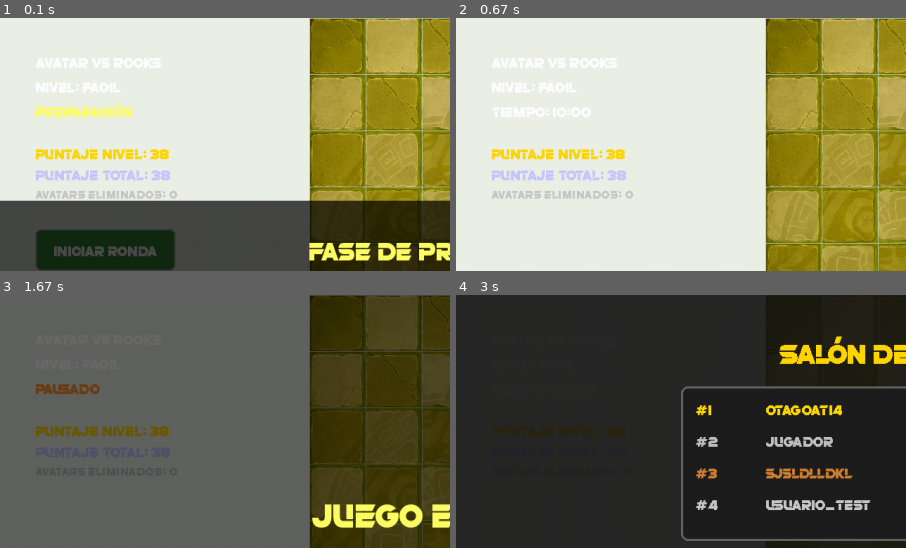
Above: before the commit, frames 1-4 (two rows, left to right).
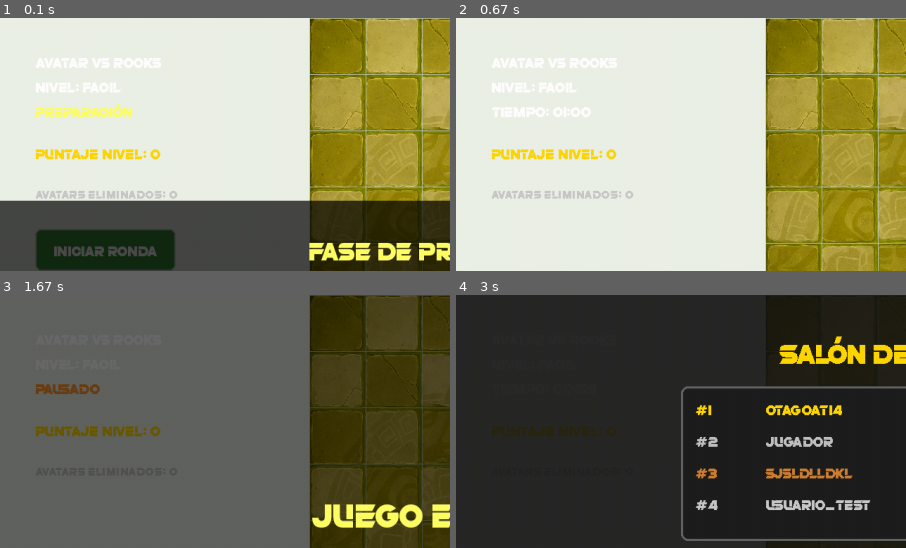
Above: after the commit, the same moments.

Repository: Otagoat14/AvatarVsRooksV2
Game: pygame game, started from Interfaz_Juego.py
Same seed, same stepped clock (60 frames per second), same inputs: the game is played once before the commit and once after it.
Inputs (mouse positions are % of the whole screen's width and height, from its top left):
- Up to frame 1 (0.1 s): no input
- Up to frame 2 (0.67 s): click "INICIAR RONDA" at 0.38 s
- Up to frame 3 (1.67 s): click "⏸️ PAUSAR" at 0.72 s; click (87, 85) at 1.05 s; click (62, 59) at 1.38 s
- Up to frame 4 (3 s): click "▶️ REANUDAR" at 1.72 s; tap F at 2 s; click (36, 29) at 2.38 s; tap Space at 2.67 s
The pictures show only the part of the screen within x 0-50%, y 0-50%; the shares and areas given below are measured in that part.

The runs differ from the first frame. In frame 1, 0.7% of the frame differs, in the area x 8-38%, y 51-65%; in frame 2, 0.7%, in the area x 8-38%, y 35-65%; in frame 3, 0.1%; in frame 4, less than 0.1%.

Commit message:
corrección del puntaje, ahora empieza en 0

Diff:
--- a/Interfaz_Juego.py
+++ b/Interfaz_Juego.py
@@ -766,15 +766,16 @@
         puntaje_actual = self.juego.obtener_puntaje_actual()
         puntaje_total = self.puntaje_acumulado + puntaje_actual
 
-        # Puntaje del nivel actual
+        # Puntaje del nivel actual (debe empezar en 0)
         texto_puntaje_nivel = f"Puntaje Nivel: {puntaje_actual}"
         superficie_puntaje_nivel = self.fuente_texto.render(texto_puntaje_nivel, False, (255, 215, 0))
         self.pantalla.blit(superficie_puntaje_nivel, (50, 180))
 
-        # Puntaje acumulado total
-        texto_puntaje_total = f"Puntaje Total: {puntaje_total}"
-        superficie_puntaje_total = self.fuente_texto.render(texto_puntaje_total, False, (200, 200, 255))
-        self.pantalla.blit(superficie_puntaje_total, (50, 210))
+        # Puntaje acumulado total (solo si hay niveles anteriores)
+        if self.puntaje_acumulado > 0:
+            texto_puntaje_total = f"Puntaje Total: {puntaje_total}"
+            superficie_puntaje_total = self.fuente_texto.render(texto_puntaje_total, False, (200, 200, 255))
+            self.pantalla.blit(superficie_puntaje_total, (50, 210))
 
         # Estadísticas adicionales
         fuente_pequena = pygame.font.Font("Fuentes/super_sliced.otf", 16)
--- a/Logica_juego.py
+++ b/Logica_juego.py
@@ -37,6 +37,8 @@
         self.tiempo_pausa_total = 0
 
         # PUNTAJE ACUMULADO entre niveles
+        self.puntos_acumulados_avatars = 0
+        self.total_avatars_matados = 0
         self.puntaje_acumulado = puntaje_acumulado
 
         # Sistema de monedas en el tablero
@@ -193,7 +195,7 @@
         """Configura los modificadores según la dificultad"""
         if self.dificultad == "facil":
             self.modificador_spawn = 1.0    # Spawn normal
-            self.tiempo_total = 600          # 60 segundos
+            self.tiempo_total = 60          # 60 segundos
         elif self.dificultad == "medio":
             self.modificador_spawn = 1.25   # 25% más rápido
             self.tiempo_total = 75          # 60 + 25% = 75 segundos
@@ -598,7 +600,17 @@
     #Funciones para lo que es el puntaje
 
     def obtener_puntaje_actual(self):
-        return self.calculador_puntaje.calcular_puntaje()
+        """Calcula el puntaje actual del nivel (sin el acumulado)"""
+        # Puntaje base por avatares eliminados
+        puntaje_avatars = self.puntos_acumulados_avatars
+
+        # Bonificación por tiempo restante (si hay victoria)
+        if self.victoria and self.tiempo_restante > 0:
+            bonificacion_tiempo = self.tiempo_restante * 2  # 2 puntos por segundo restante
+            puntaje_avatars += bonificacion_tiempo
+
+        # Asegurarse de que el puntaje no sea negativo
+        return max(0, puntaje_avatars)
 
     def obtener_detalles_puntaje(self):
         return self.calculador_puntaje.obtener_detalles()
